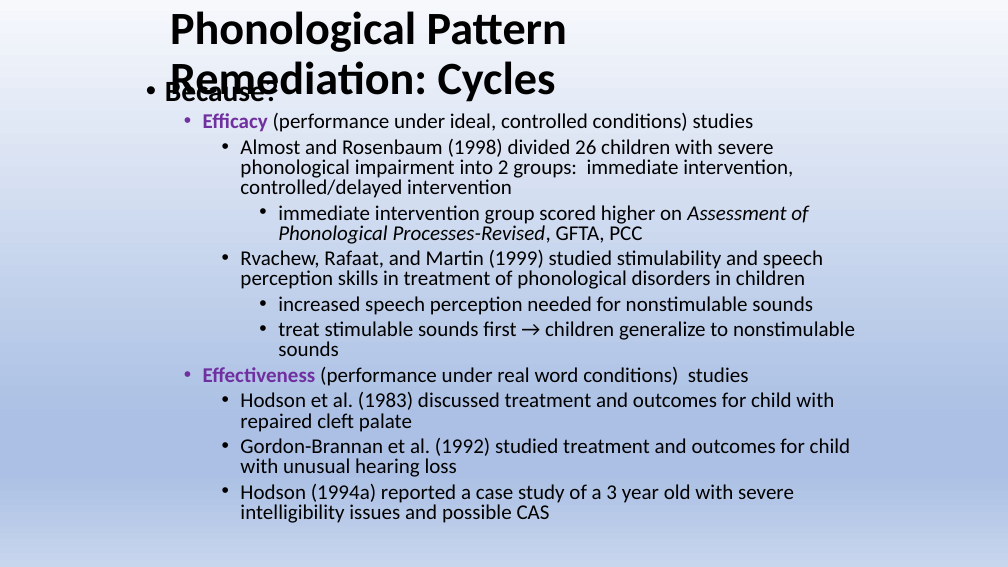
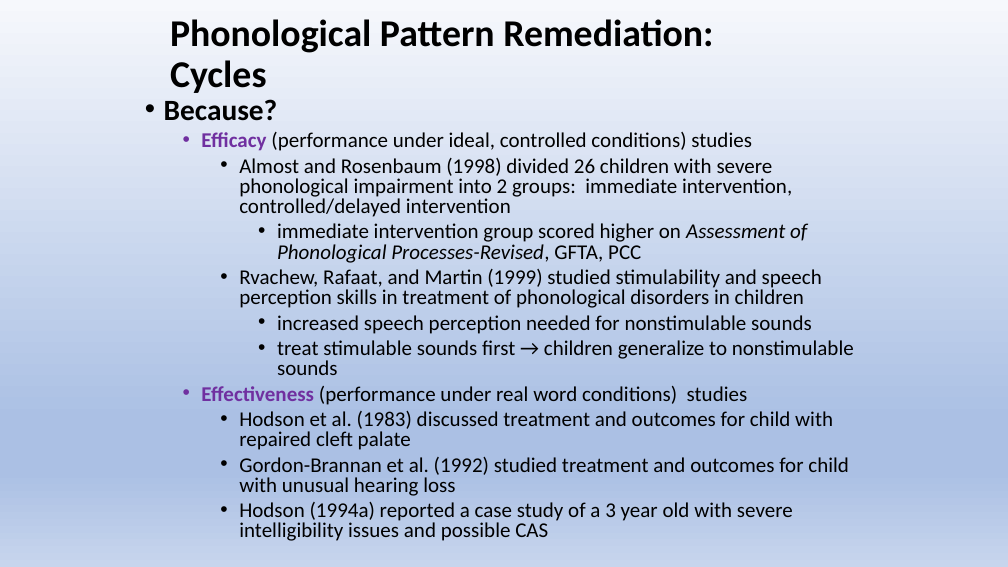
Before and after one commit to Jim-Wright90/cds431_sp22, a slide deck: slide 9 of slides/cds431_week5_2.pptx. Drawn at 1008x567 pixels with LibreOffice and Linux fonts; fonts in the diff are those of the drawing. Boxes give left, top, right and bottom in pixels: in the first picture for what was removed or moved away, otherwise in the second. Text is boxed around its words. In the diff, an @@ line names an element or a change of style, - is before the commit and + after.

```diff
--- a/slides/cds431_week5_2.pptx
+++ b/slides/cds431_week5_2.pptx
@@ title "Phonological Pattern Remediation: Cycles" at (170, 19, 713, 93): size 44 to 36 pt @@
@@ text "Because?" rewrapped from (165, 77, 855, 523) to (164, 99, 854, 541) @@
```
Also in this commit, not shown: 5 other slides changed, 1 slide removed, 6 other files.
